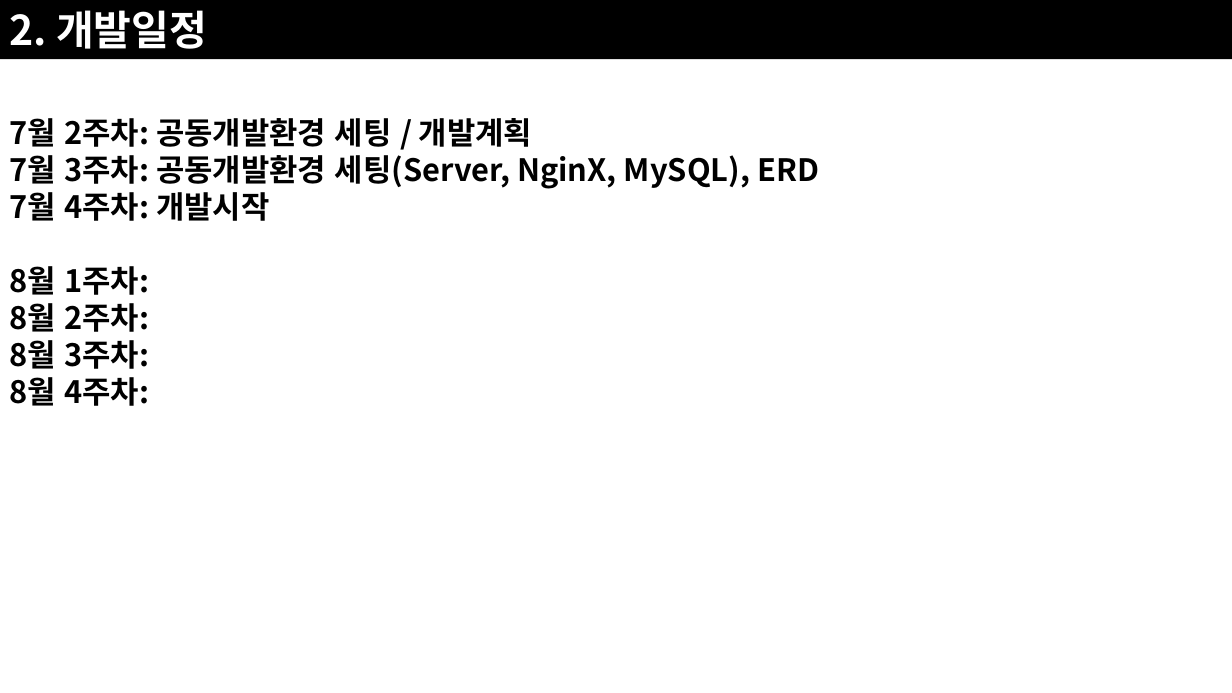
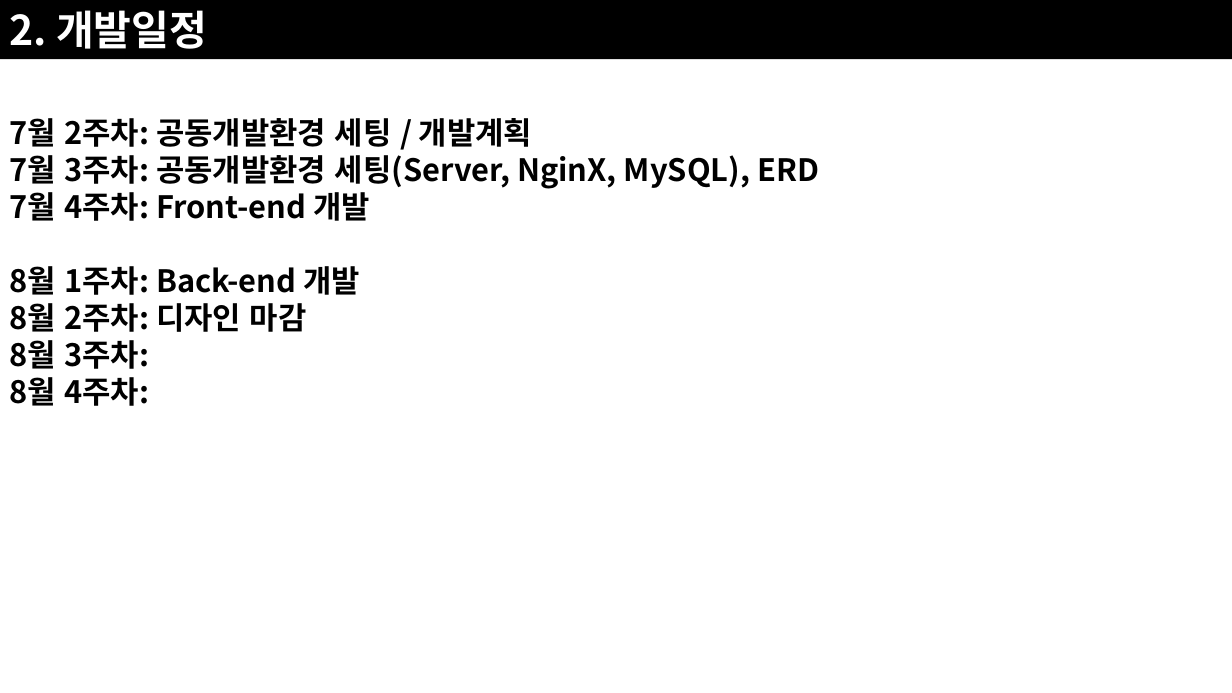
Before and after one commit to JoSihun/CGVR_Lab, a slide deck: slide 3 of documents/01_프로젝트_개발계획.pptx. Drawn at 1232x693 pixels with LibreOffice and Linux fonts; fonts in the diff are those of the drawing. Boxes give left, top, right and bottom in pixels: in the first picture for what was removed or moved away, otherwise in the second. Text is boxed around its words. In the diff, an @@ line names an element or a change of style, - is before the commit and + after.

```diff
--- a/documents/01_프로젝트_개발계획.pptx
+++ b/documents/01_프로젝트_개발계획.pptx
@@ text at (9, 192, 370, 332): text changed @@
-7월 4주차: 개발시작
-8월 1주차:
-8월 2주차:
+7월 4주차: Front-end 개발
+8월 1주차: Back-end 개발
+8월 2주차: 디자인 마감
```
Also in this commit, not shown: 21 other slides changed, 24 slides added, 4 slides removed, 4 other files.
